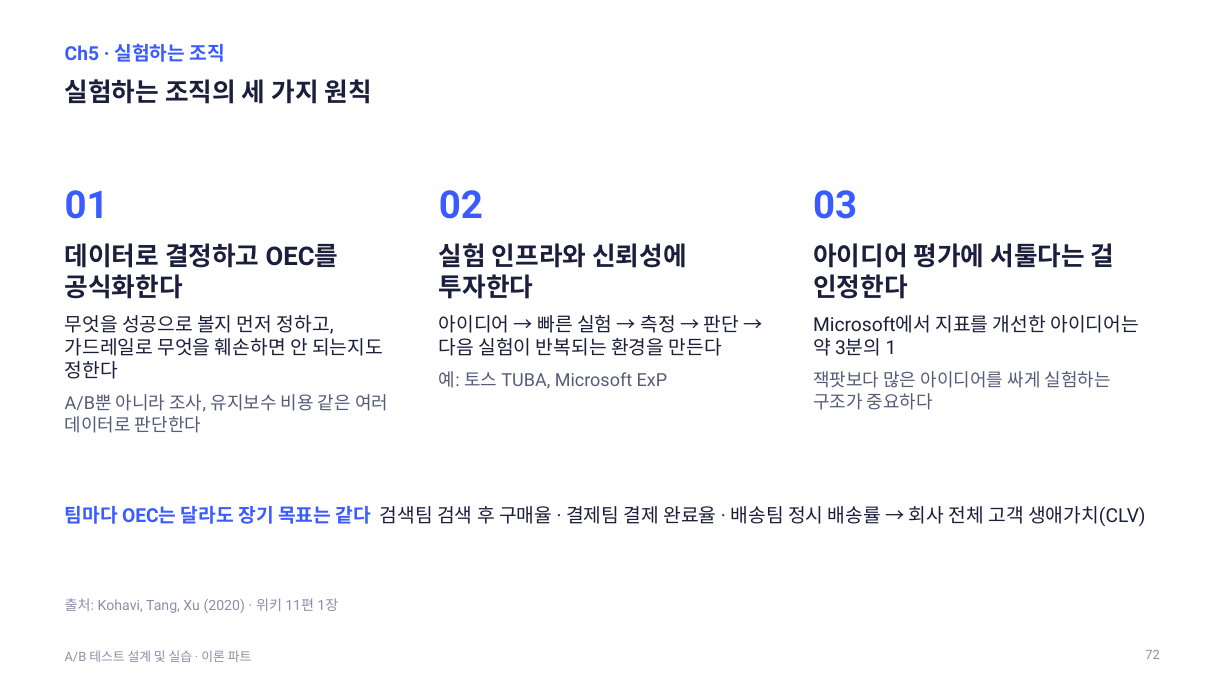
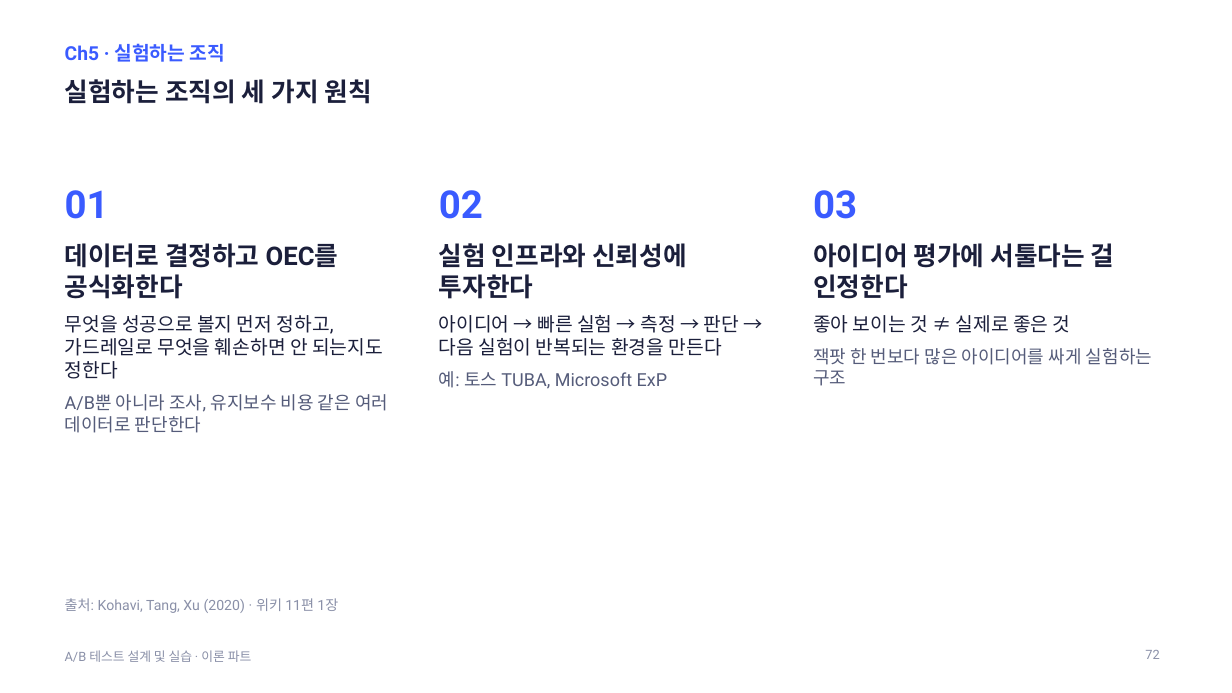
Before and after one commit to kkamret/quickmart-lab-rats, a slide deck: slide 72 of docs/lecture/ab-testing-theory.pptx. Drawn at 1232x693 pixels with LibreOffice and Linux fonts; fonts in the diff are those of the drawing. Boxes give left, top, right and bottom in pixels: in the first picture for what was removed or moved away, otherwise in the second. Text is boxed around its words. In the diff, an @@ line names an element or a change of style, - is before the commit and + after.

```diff
--- a/docs/lecture/ab-testing-theory.pptx
+++ b/docs/lecture/ab-testing-theory.pptx
@@ text at (813,315,1152,386): text changed; size 15 to 14 pt; text colour #1B1F3B to #555C7A @@
-Microsoft에서 지표를 개선한 아이디어는 약 3분의 1
-잭팟보다 많은 아이디어를 싸게 실험하는 구조가 중요하다
+좋아 보이는 것 ≠ 실제로 좋은 것
+잭팟 한 번보다 많은 아이디어를 싸게 실험하는 구조
@@ text removed at (65,506,1146,526) @@
-팀마다 OEC는 달라도 장기 목표는 같다 검색팀 검색 후 구매율 · 결제팀 결제 완료율 · 배송팀 정시 배송률 → 회사 전체 고객 생애가치(CLV)
```
Also in this commit, not shown: 44 other slides changed, 1 slide added, 1 slide removed, 2 other files.
